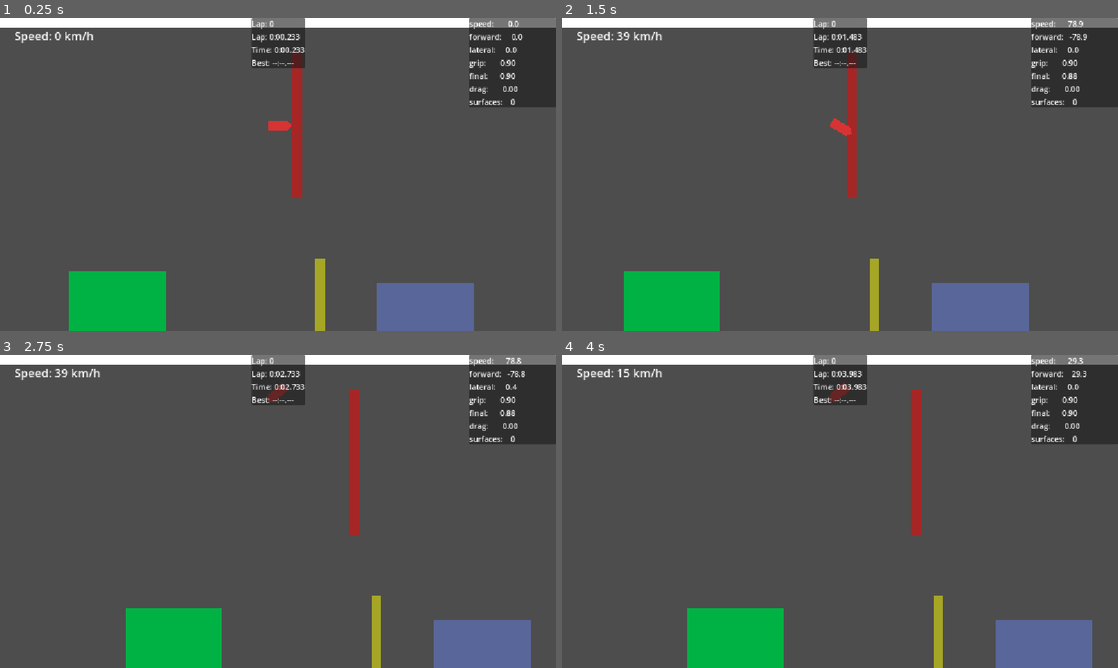
Above: before the commit, frames 1-4 (two rows, left to right).
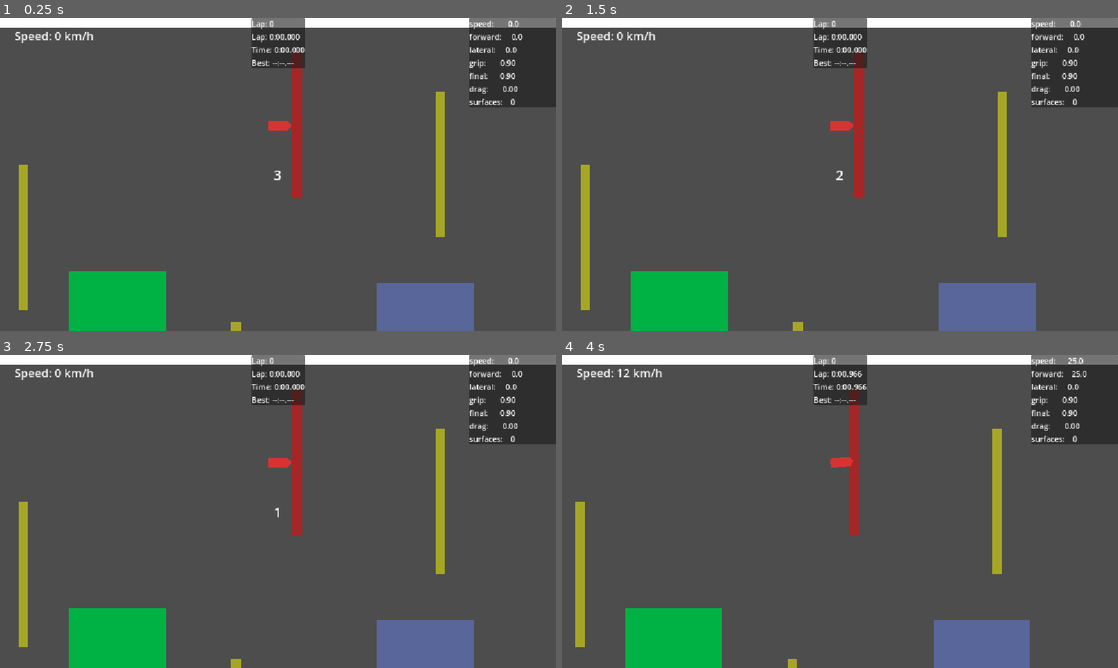
Above: after the commit, the same moments.

Repository: Lymphatus/wren
Game: Godot game, scene res://scenes/main.tscn
Two runs of this game, one before a commit and one after it. Both use one fixed random seed, a clock stepped at 60 frames per second and the inputs below.
Inputs:
- Up to frame 1 (0.25 s): no input
- Up to frame 2 (1.5 s): tap Enter at 0.5 s; hold D (steer_right) 0.53-1.28 s; tap W (gas) at 0.6, 1.35 s; hold S (brake) from 1.28 s (still down)
- Up to frame 3 (2.75 s): release S (brake) at 2.03 s; hold D (steer_right) from 2.03 s (still down); tap W (gas) at 2.1 s
- Up to frame 4 (4 s): tap W (gas) at 2.85, 3.6 s; release D (steer_right) at 3.53 s; hold A (steer_left) from 3.53 s (still down)

The runs differ from the first frame. In frame 1, 2.1% of the frame differs, in the area x 3-80%, y 5-100%; in frame 2, 4.4%; in frame 3, 11%; in frame 4, 11%, in the area x 2-96%, y 0-100%.

Commit message:
feat: post-reset countdown and separate brake/reverse handling

Diff:
--- a/scenes/hud.tscn
+++ b/scenes/hud.tscn
@@ -80,3 +80,19 @@
 [node name="BestLabel" type="Label" parent="LapPanel/Lines" unique_id=866991332]
 layout_mode = 2
 text = "Best: --:--.---"
+
+[node name="Countdown" type="Label" parent="." unique_id=1951703693]
+anchors_preset = 8
+anchor_left = 0.5
+anchor_top = 0.5
+anchor_right = 0.5
+anchor_bottom = 0.5
+offset_left = -20.0
+offset_top = -11.5
+offset_right = 20.0
+offset_bottom = 11.5
+grow_horizontal = 2
+grow_vertical = 2
+theme_override_font_sizes/font_size = 30
+horizontal_alignment = 1
+vertical_alignment = 1
--- a/scenes/main.tscn
+++ b/scenes/main.tscn
@@ -26,7 +26,10 @@
 z_index = 1
 position = Vector2(-156, 0)
 gravity_scale = 0.0
-linear_damp = 1.5
+linear_damp = 1.7
+acceleration = 700.0
+steering_speed = 2.0
+steering_full_speed_factor = 0.5
 skid_threshold_pct = 0.6
 
 [node name="Walls" type="Node2D" parent="." unique_id=1034369856]
@@ -86,10 +89,10 @@
 [node name="Checkpoints" type="Node2D" parent="." unique_id=54335833]
 
 [node name="Checkpoint1" parent="Checkpoints" unique_id=730939196 instance=ExtResource("7_o6xl0")]
-position = Vector2(847, -238)
+position = Vector2(364, -344)
 
 [node name="Checkpoint2" parent="Checkpoints" unique_id=246847440 instance=ExtResource("7_o6xl0")]
-position = Vector2(114, 0)
+position = Vector2(-60, 131)
 
 [node name="Checkpoint3" parent="Checkpoints" unique_id=1273690622 instance=ExtResource("7_o6xl0")]
-position = Vector2(-573, 306)
+position = Vector2(-500, -194)
--- a/scripts/event_bus.gd
+++ b/scripts/event_bus.gd
@@ -3,3 +3,5 @@
 ## Fired when the race should reset. Carries where the car should land,
 ## so listeners don't need to know about the spawn marker.
 signal race_reset(spawn_transform: Transform2D)
+## Fired when the countdown ends and the car is free to move.
+signal race_started()
--- a/scripts/game_manager.gd
+++ b/scripts/game_manager.gd
@@ -46,6 +46,14 @@
 # 0 after a valid start-line crossing.
 var _next_required_checkpoint: int = 0
 
+## Seconds the car stays frozen after a reset before race_started fires.
+const COUNTDOWN_DURATION: float = 3.0
+
+## Time left on the post-reset freeze. >0 means counting down; the lap
+## clock is paused and the car is locked. 0 means racing. Exposed so the
+## HUD can pull it for a "3-2-1" readout later.
+var countdown_remaining: float = 3.0
+
 func _ready() -> void:
 	EventBus.race_reset.connect(_reset)
 	if start_line:
@@ -56,9 +64,23 @@
 			if child.has_signal("crossed"):
 				_checkpoints.append(child)
 				child.crossed.connect(_on_checkpoint_crossed)
+	_start_race.call_deferred()
+
+func _start_race() -> void:
 	EventBus.race_reset.emit(spawn_marker.global_transform)
+	countdown_remaining = COUNTDOWN_DURATION
 
 func _process(delta: float) -> void:
+	# While counting down, hold the lap clock and fire race_started once
+	# the freeze elapses. Pressing reset again just re-sets the value above,
+	# so there's no stacking — one variable, one countdown.
+	if countdown_remaining > 0.0:
+		countdown_remaining -= delta
+		if countdown_remaining <= 0.0:
+			countdown_remaining = 0.0
+			EventBus.race_started.emit()
+		return
+
 	current_lap_time += delta
 	total_time += delta
 
@@ -98,6 +120,7 @@
 	best_lap_time = -1.0
 	_next_required_checkpoint = 0
 
+
 # ============================================================================
 # Input handling — _unhandled_input fires only when a UI element didn't
 # consume the event, which is exactly what we want for a global debug
@@ -107,6 +130,7 @@
 func _unhandled_input(event: InputEvent) -> void:
 	if event.is_action_pressed("reset"):
 		EventBus.race_reset.emit(spawn_marker.global_transform)
+		countdown_remaining = COUNTDOWN_DURATION
 
 # ============================================================================
 # Format a duration (seconds) as "m:ss.mmm". Negative input → placeholder,
--- a/scripts/hud.gd
+++ b/scripts/hud.gd
@@ -29,6 +29,10 @@
 @onready var time_label: Label = $LapPanel/Lines/TimeLabel
 @onready var best_label: Label = $LapPanel/Lines/BestLabel
 
+@onready var countdown_timer_label: Label = $Countdown
+
+func _ready() -> void:
+	EventBus.race_started.connect(_on_race_started)
 
 func _process(_delta: float) -> void:
 	if not car:
@@ -43,6 +47,9 @@
 		lap_time_label.text = "Lap: " + game_manager.format_time(game_manager.current_lap_time)
 		time_label.text = "Time: " + game_manager.format_time(game_manager.total_time)
 		best_label.text = "Best: " + game_manager.format_time(game_manager.best_lap_time)
+
+		if game_manager.countdown_remaining > 0:
+			countdown_timer_label.text = "%d" % ceili(game_manager.countdown_remaining)
 
 	# Skip the rest if the debug panel is hidden — no point updating
 	# labels nobody can see.
@@ -79,3 +86,10 @@
 func _unhandled_input(event: InputEvent) -> void:
 	if event.is_action_pressed("toggle_debug"):
 		debug_panel.visible = not debug_panel.visible
+
+func _on_race_started() -> void:
+	countdown_timer_label.text = "START!"
+	get_tree().create_timer(1.0).timeout.connect(_clear_countdown_label)
+
+func _clear_countdown_label() -> void:
+	countdown_timer_label.text = ""
--- a/scripts/player_car.gd
+++ b/scripts/player_car.gd
@@ -21,13 +21,17 @@
 # ============================================================================
 
 
-# --- Engine -----------------------------------------------------------------
 @export_group("Engine")
 ## How quickly the car gains forward speed when accelerating. Pixels/sec².
 @export var acceleration: float = 800.0
 ## Hard cap on total speed. Pixels/sec.
 @export var max_speed: float = 400.0
-
+## Braking force while rolling forward, as a fraction of acceleration.
+## Lower = gentler, longer stops.
+@export_range(0.0, 1.0, 0.05) var brake_factor: float = 0.2
+## Acceleration when reversing, as a fraction of acceleration. Separate from
+## brake_factor so reverse can be tuned independently of braking.
+@export_range(0.0, 1.0, 0.05) var reverse_factor: float = 0.3
 
 # --- Steering ---------------------------------------------------------------
 @export_group("Steering")
@@ -103,8 +107,18 @@
 var _reset_requested: bool = false
 var _reset_to: Transform2D
 
+## True while the post-reset countdown is running. Set on race_reset,
+## cleared on race_started. While true, _integrate_forces freezes the car.
+var _controls_locked: bool = false
+
+## Blocks roll-into-reverse: set true while braking from forward motion, so
+## holding the brake past a full stop just keeps the car still. Cleared when
+## the brake is released, so a fresh brake press from a standstill reverses.
+var _reverse_locked: bool = false
+
 func _ready() -> void:
 	EventBus.race_reset.connect(_on_race_reset)
+	EventBus.race_started.connect(_on_race_started)
 	# Start the smoothed grip on the baseline so the first physics tick
 	# doesn't lerp from a stale default. effective_drag stays at 0 since
 	# the asphalt baseline has no drag.
@@ -119,9 +133,11 @@
 	if _reset_requested:
 		_reset_requested = false
 		state.transform = _reset_to
+
+	if _controls_locked:
 		state.linear_velocity = Vector2.ZERO
 		state.angular_velocity = 0.0
-		return  # skip this tick's throttle/steering so we don't re-add motion
+		return
 
 	var throttle := Input.get_axis("brake", "gas")
 	var steer := Input.get_axis("steer_left", "steer_right")
@@ -145,7 +161,18 @@
 # Multiplied by state.step (dt) so acceleration stays in pixels/sec²
 # regardless of physics tick rate.
 func _apply_throttle(state: PhysicsDirectBodyState2D, throttle: float, forward: Vector2) -> void:
-	state.linear_velocity += forward * throttle * acceleration * state.step
+	var forward_speed := state.linear_velocity.dot(forward)
+	var force := 0.0
+	if throttle >= 0.0:
+		_reverse_locked = false                               # brake released — reverse allowed again
+		force = throttle * acceleration                       # gas
+	elif forward_speed > 0.0:
+		_reverse_locked = true                                # this brake press began while rolling forward
+		force = throttle * acceleration * brake_factor        # braking (rolling forward)
+	elif not _reverse_locked:
+		force = throttle * acceleration * reverse_factor      # reversing (brake re-pressed at a stop)
+	# else: stopped while still holding the brake → hold still, don't reverse
+	state.linear_velocity += forward * force * state.step
 
 
 # --- Step 2: surface effects ------------------------------------------------
@@ -252,6 +279,10 @@
 func _on_race_reset(spawn_transform: Transform2D) -> void:
 	_reset_to = spawn_transform
 	_reset_requested = true
+	_controls_locked = true
+
+func _on_race_started() -> void:
+	_controls_locked = false
 
 # Lowest grip across all current surfaces, or the car's baseline if none.
 # "Most slippery wins" — a sliver of ice under a tire skids you regardless
Not shown, changed: .gitignore
